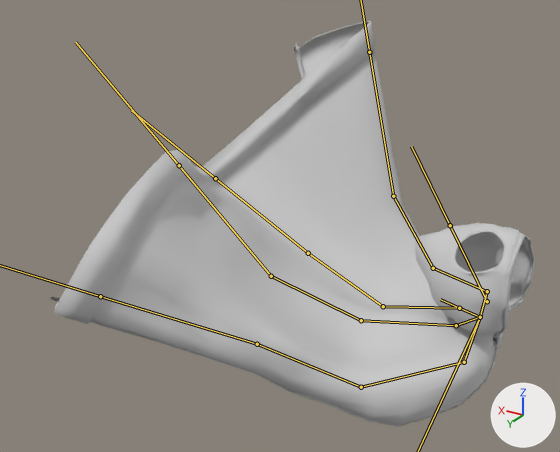
The FBX model Assets/Meshes/spirit_coat.fbx as it was, and as the next commit left it.
Before and after are seen from a 50 mm lens placed at (-7.22, 22.0, 28.38), pointed at (5.35, 1.04, 17.9). Lighting does not change. The marker at lower right points along +X, +Y and +Z. Both versions are drawn at frame 16 of the action 'Falling'; the numbers are the values there. The bones that bend it are drawn over the model as lines.

In view in the first picture: 'Coat.001'.
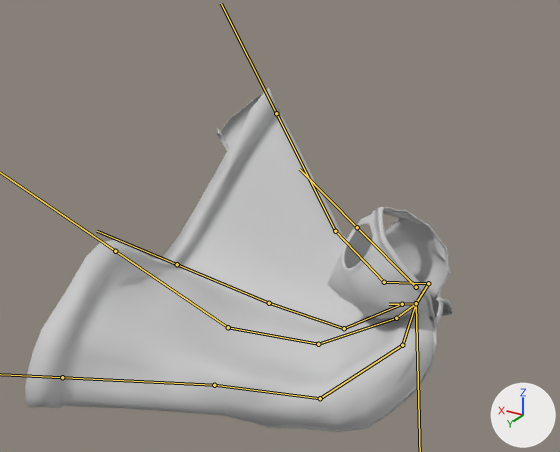
The edits, one by one:
Object 'ArmatureCoat' (bone_rig_object) moves from (2.89, 0.03, -0.28) to (-0.99, 0.04, -0.9).
Object 'ArmatureCoat' (bone_rig_object) turns from (0, -15, 0) to (0, 6, 0) degrees about its own x, y and z.

What differs and where, as boxes (x1, y1, x2, y2) in the pictures (560 x 452 px):
'Coat.001', posed (12% narrower, 15% shorter): before (50, 21, 535, 427); after (25, 88, 453, 432)
